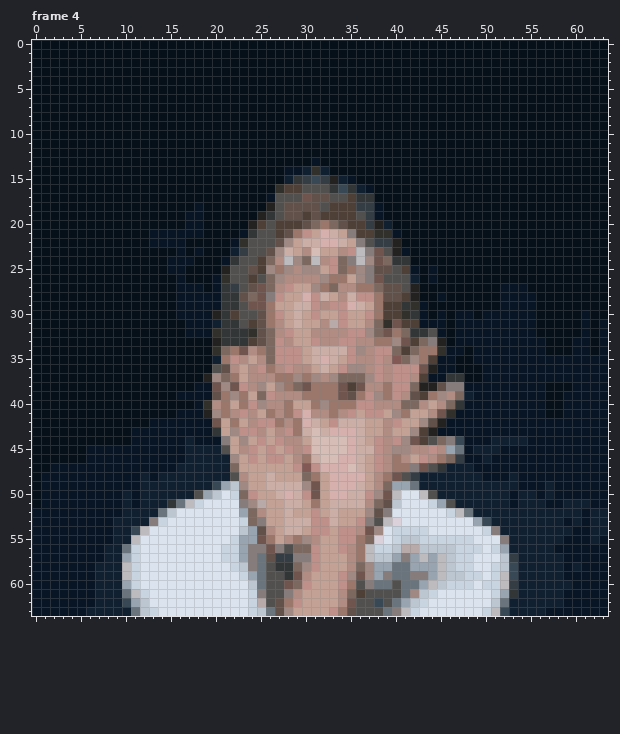
File history of a animated GIF sprite, images/jazz_hands.gif. Above: the version before the commit.
The file is 64x64 pixels, 27 frames. Shown: frame 4. The commit also changed other frames, which this record leaves out.
After the commit:
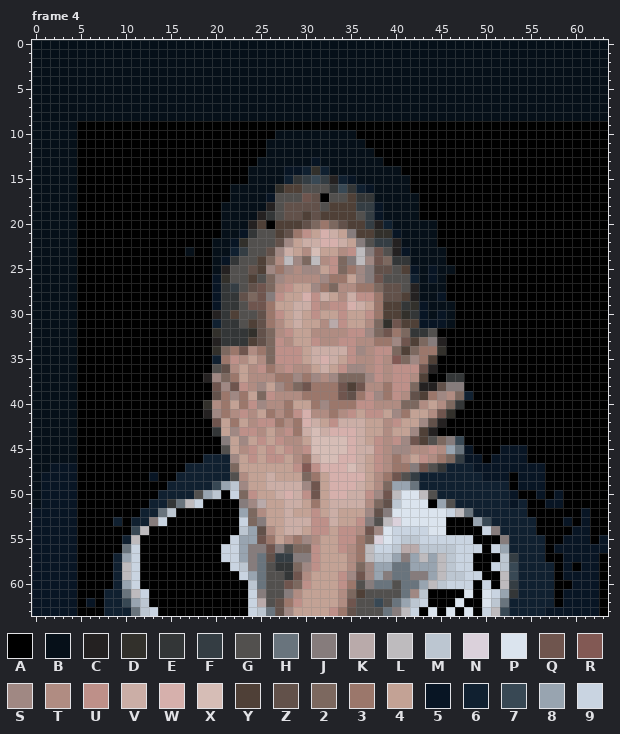
Palette (. is transparent): A #000000  B #061019  C #242121  D #32302b  E #333637  F #343d43  G #52504e  H #69747d  J #867c7c  K #b9aaaa  L #bebbbe  M #bcc6d1  N #dbd1db  P #dbe4ee  Q #6f554e  R #825954  S #a08883  T #b08c82  U #be9089  V #cbaea6  W #d6b0ac  X #d6bdb6  Y #4f4037  Z #62514a  2 #7c685f  3 #9b776b  4 #c3a295  5 #081524  6 #102030  7 #384854  8 #98a4b0  9 #c9d4e1
Changes in this commit:
Changed rows in their new state; - is an unchanged pixel.
Frame 4:
first column x 5:
 9 AAAAAAAAAAAAAAAAAAAAAAAAAAAAAAAAAAAAAAAAAAAAAAAAAAAAAAAAAAA
10 AAAAAAAAAAAAAAAAAAAAAA---------AAAAAAAAAAAAAAAAAAAAAAAAAAAA
11 AAAAAAAAAAAAAAAAAAAAA-----------AAAAAAAAAAAAAAAAAAAAAAAAAAA
12 AAAAAAAAAAAAAAAAAAAAA------------AAAAAAAAAAAAAAAAAAAAAAAAAA
13 AAAAAAAAAAAAAAAAAAAA--------------AAAAAAAAAAAAAAAAAAAAAAAAA
14 AAAAAAAAAAAAAAAAAAA-----------------AAAAAAAAAAAAAAAAAAAAAAA
15 AAAAAAAAAAAAAAAAAAA------------------AAAAAAAAAAAAAAAAAAAAAA
16 AAAAAAAAAAAAAAAAA--------------------AAAAAAAAAAAAAAAAAAAAAA
17 AAAAAAAAAAAAAAAAA----------A----------AAAAAAAAAAAAAAAAAAAAA
18 AAAAAAAAAAAAAAAA----------------------AAAAAAAAAAAAAAAAAAAAA
19 AAAAAAAAAAAAAAAA----------------------AAAAAAAAAAAAAAAAAAAAA
20 AAAAAAAAAAAAAAAA-----A------------------AAAAAAAAAAAAAAAAAAA
21 AAAAAAAAAAAAAAAA------------------------AAAAAAAAAAAAAAAAAAA
22 AAAAAAAAAAAAAAA-------------------------AAAAAAAAAAAAAAAAAAA
23 AAAAAAAAAAAA-AA--------------------------AAAAAAAAAAAAAAAAAA
24 AAAAAAAAAAAAAAA--------------------------AAAAAAAAAAAAAAAAAA
25 AAAAAAAAAAAAAAA---------------------------AAAAAAAAAAAAAAAAA
26 AAAAAAAAAAAAAAA--------------------------AAAAAAAAAAAAAAAAAA
27 AAAAAAAAAAAAAAA--------------------------AAAAAAAAAAAAAAAAAA
28 AAAAAAAAAAAAAAA--------------------------AAAAAAAAAAAAAAAAAA
29 AAAAAAAAAAAAAAA---------------------------AAAAAAAAAAAAAAAAA
30 AAAAAAAAAAAAAAA---------------------------AAAAAAAAAAAAAAAAA
31 AAAAAAAAAAAAAAA---------------------------AAAAAAAAAAAAAAAAA
32 AAAAAAAAAAAAAAA-------------------------AAAAAAAAAAAAAAAAAAA
33 AAAAAAAAAAAAAAA--------------------------AAAAAAAAAAAAAAAAAA
34 AAAAAAAAAAAAAAA--------------------------AAAAAAAAAAAAAAAAAA
35 AAAAAAAAAAAAAAA-------------------------AAAAAAAAAAAAAAAAAAA
36 AAAAAAAAAAAAAAA-------------------------AAAAAAAAAAAAAAAAAAA
37 AAAAAAAAAAAAAA-------------------------AA--AAAAAAAAAAAAAAAA
38 AAAAAAAAAAAAAAA----------------------------AAAAAAAAAAAAAAAA
39 AAAAAAAAAAAAAAA-----------------------------AAAAAAAAAAAAAAA
40 AAAAAAAAAAAAAA-----------------------------AAAAAAAAAAAAAAAA
41 AAAAAAAAAAAAAA----------------------------AAAAAAAAAAAAAAAAA
42 AAAAAAAAAAAAAAA--------------------------AAAAAAAAAAAAAAAAAA
43 AAAAAAAAAAAAAAA-------------------------AAAAAAAAAAAAAAAAAAA
44 AAAAAAAAAAAAAAAA---------------------------AAAAAAAAAAAAAAAA
45 AAAAAAAAAAAAAAAA----------------------------AAA---AAAAAAAAA
46 AAAAAAAAAAAAAA-------------------------------A----AAAAAAAAA
47 AAAAAAAAAAAA----------------------------------------AAAAAAA
48 AAAAAAAA-AA-------------------------------------A---AAAAAAA
49 AAAAAAAAAA--------------------------------------A---AAAAAAA
50 AAAAAAAAA-------A--------------------------------AA-A-AAAAA
51 AAAAAAAA------AAAA---------------------A----------AA--AAAAA
52 AAAAAAA----AAAAAAA--------------------------------AAAAAA-AA
53 AAAA-A----AAAAAAAA-----------------------AAA-------AAA-A-AA
54 AAAAAA--AAAAAAAAAA-----------------------AAAA------AAAA--AA
55 AAAAA--AAAAAAAAAA---------------------------AAA-----AA---A-
56 AAAAA--AAAAAAAAA-----------------------------A------A------
57 AAAA---AAAAAAAAA----------------------------AAA-----AA----A
58 AAAA---AAAAAAAAAA---------------------------AA-------A-A--A
59 AAAA---AAAAAAAAAAA---------------------------AA------A----A
60 AAAA---AAAAAAAAAAAA-------------------------A-A------AA---A
61 AAA-----AAAAAAAAAAA--------------------AAAA-A--------A----A
62 A-A-----AAAAAAAAAAA--------------------AAA-AA--------A----A
63 AAA------AAAAAAAAAA-------------------A-A-A-A-------------A
Where, in picture pixels (left, top, right, bottom), the same in both pictures:
changed: (77, 121, 608, 616)
